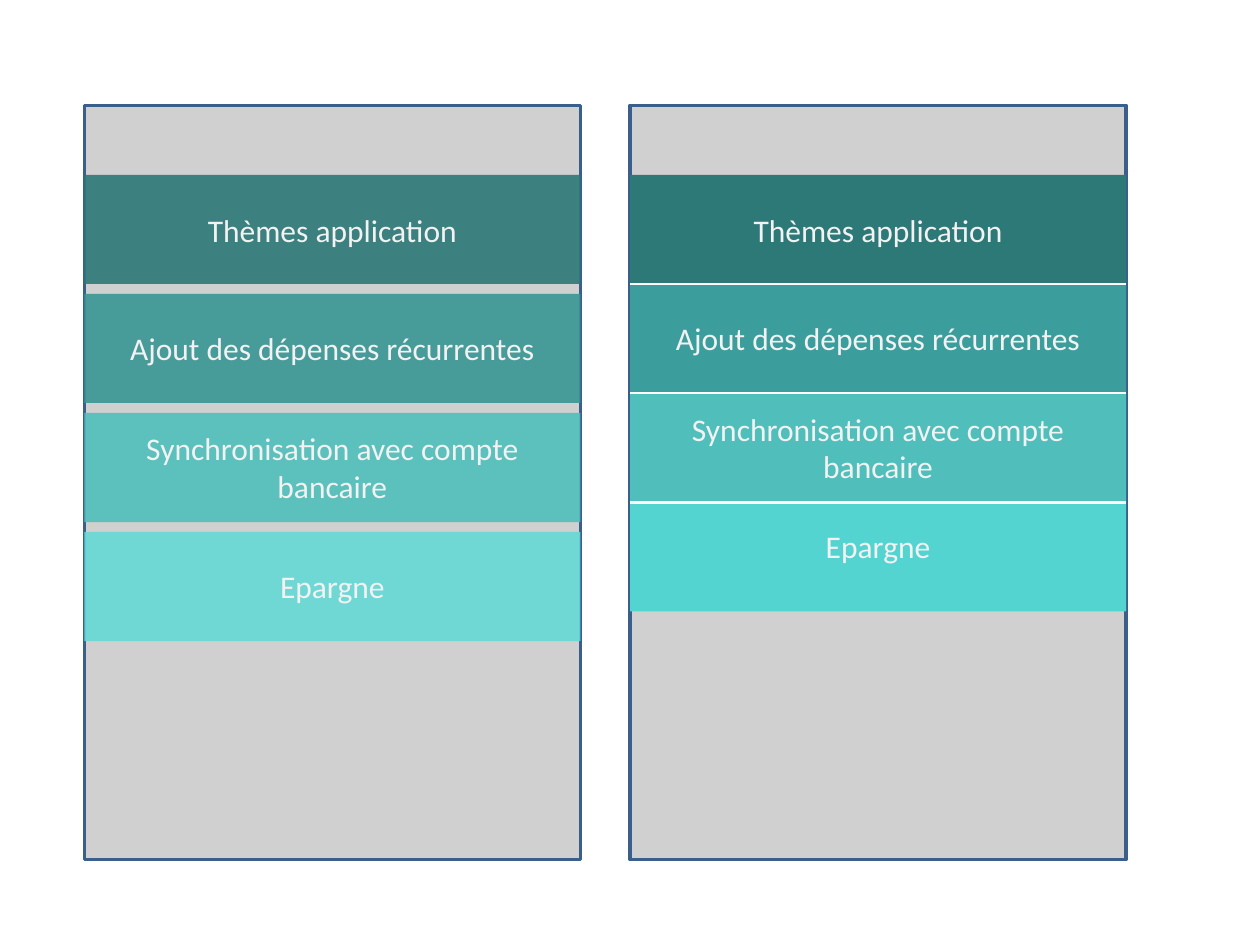
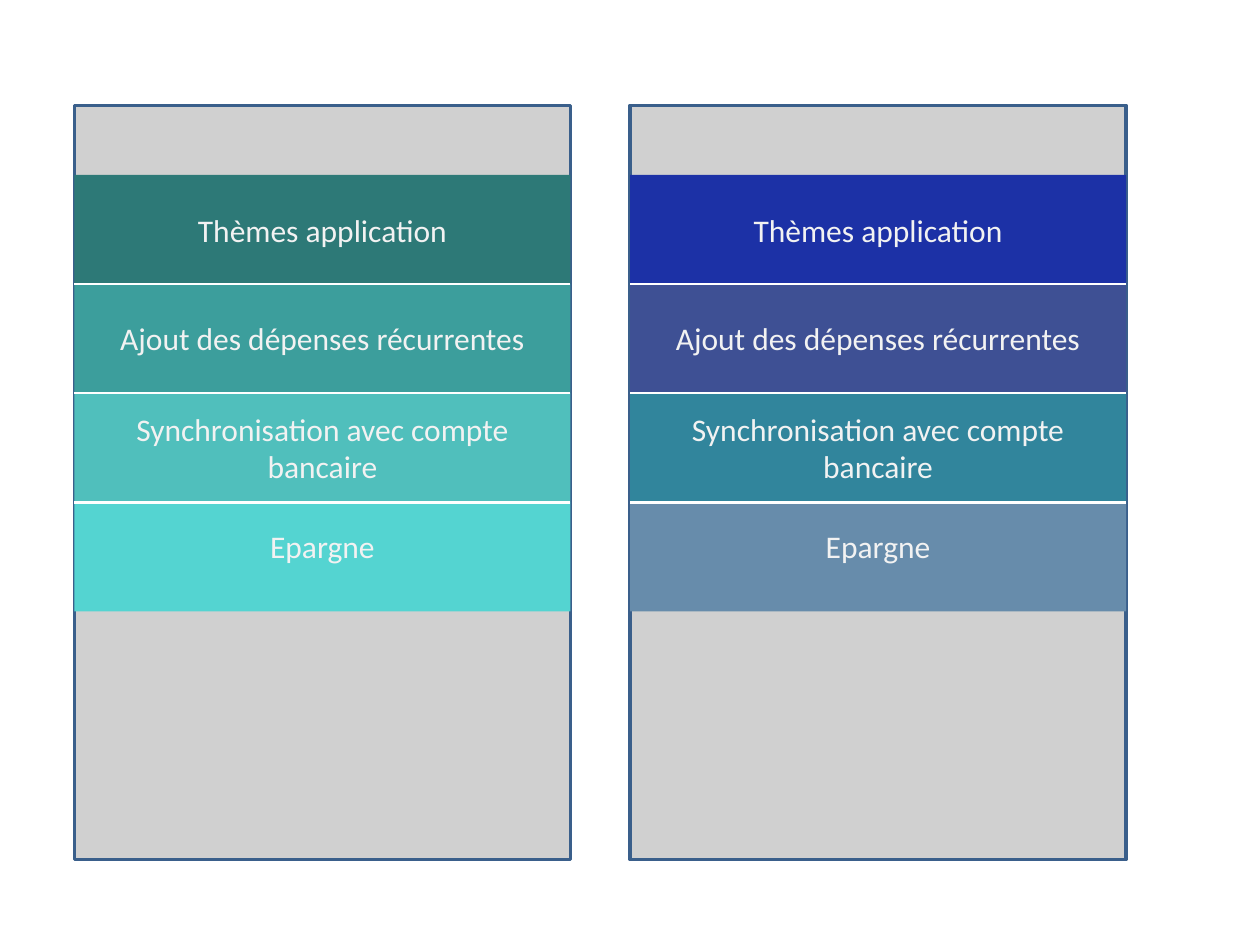
Before and after one commit to Tinkerbell777/gestion_compte, a slide deck: slide 4 of maquette_autre_fond.pptx. Drawn at 1260x945 pixels with LibreOffice and Linux fonts; fonts in the diff are those of the drawing; grey boxes stand for pictures. Boxes give left, top, right and bottom in pixels: in the first picture for what was removed or moved away, otherwise in the second. Text is boxed around its words. In the diff, an @@ line names an element or a change of style, - is before the commit and + after.

```diff
--- a/maquette_autre_fond.pptx
+++ b/maquette_autre_fond.pptx
@@ picture at (630,106,1126,859): rotation 180 to 0 degrees @@
@@ 2 rectangles, 1 picture, 1 text: place and size @@
-2 rectangles, 1 picture, 1 text at (84,106,581,859)
+2 rectangles, 1 picture, 1 text at (74,106,571,859)
@@ rectangle at (74,175,571,285): fill #2D7977 at 90% opacity to #2D7977 @@
@@ rectangle at (630,175,1126,285): fill #2D7977 to #1C31A6 @@
@@ rectangle: place and size @@
-rectangle at (84,294,581,403)
+rectangle at (74,284,571,393)
@@ rectangle at (74,284,571,393): fill #399795 at 90% opacity to #3C9E9C @@
@@ line added from (74, 284) to (571, 284), #FFFFFF 1.5 pt @@
@@ rectangle at (630,284,1126,393): fill #3C9E9C to #3E5094 @@
@@ text "Ajout des dépenses récurrentes": place and size @@
-text "Ajout des dépenses récurrentes" at (130,338,534,366)
+text "Ajout des dépenses récurrentes" at (120,328,525,356)
@@ rectangle: place and size @@
-rectangle at (84,413,581,523)
+rectangle at (74,393,571,503)
@@ rectangle at (74,393,571,503): fill #50BFBC at 90% opacity to #50BFBC @@
@@ line added from (74, 393) to (571, 393), #FFFFFF 1.5 pt @@
@@ text "Synchronisation avec compte bancaire": place and size @@
-text "Synchronisation avec compte bancaire" at (146,438,518,498)
+text "Synchronisation avec compte bancaire" at (136,419,508,478)
@@ rectangle at (630,393,1126,503): fill #50BFBC to #31859C @@
@@ rectangle: place and size @@
-rectangle at (84,532,581,641)
+rectangle at (74,503,571,612)
@@ rectangle at (74,503,571,612): fill #65D9D6 at 90% opacity to #54D4D1 @@
@@ line added from (74, 503) to (571, 503), #FFFFFF 1.5 pt @@
@@ rectangle at (630,503,1126,612): fill #54D4D1 to #678CAB @@
@@ text "Epargne": place and size @@
-text "Epargne" at (280,578,385,604)
+text "Epargne" at (270,538,375,564)
```
Also in this commit, not shown: 10 other slides changed, 5 other files.
